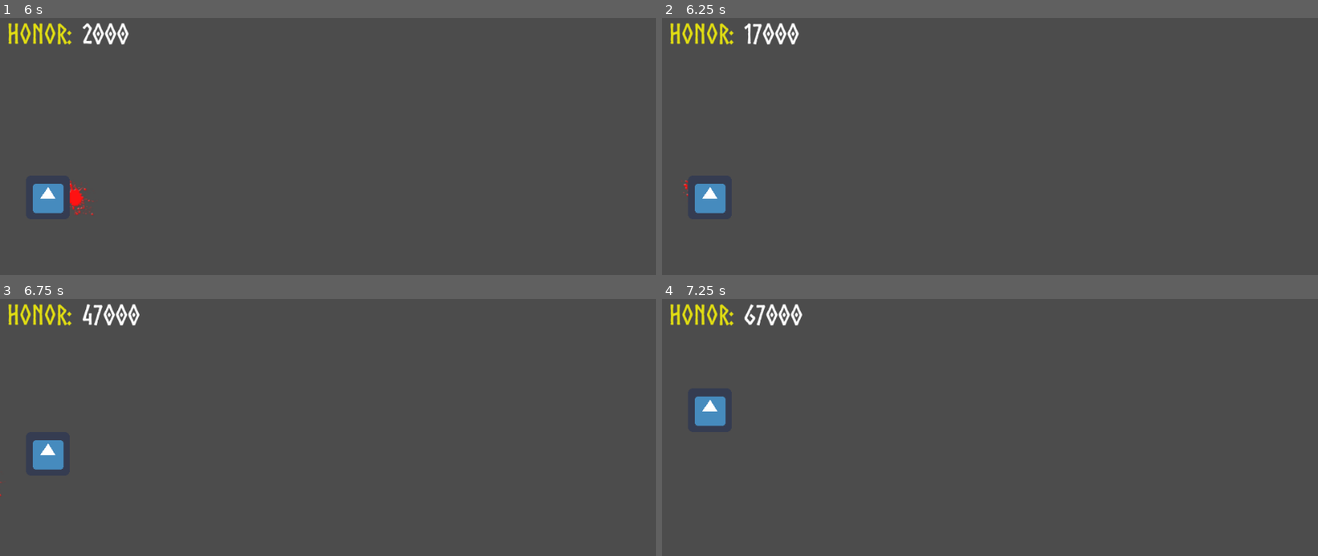
Above: before the commit, frames 1-4 (two rows, left to right).
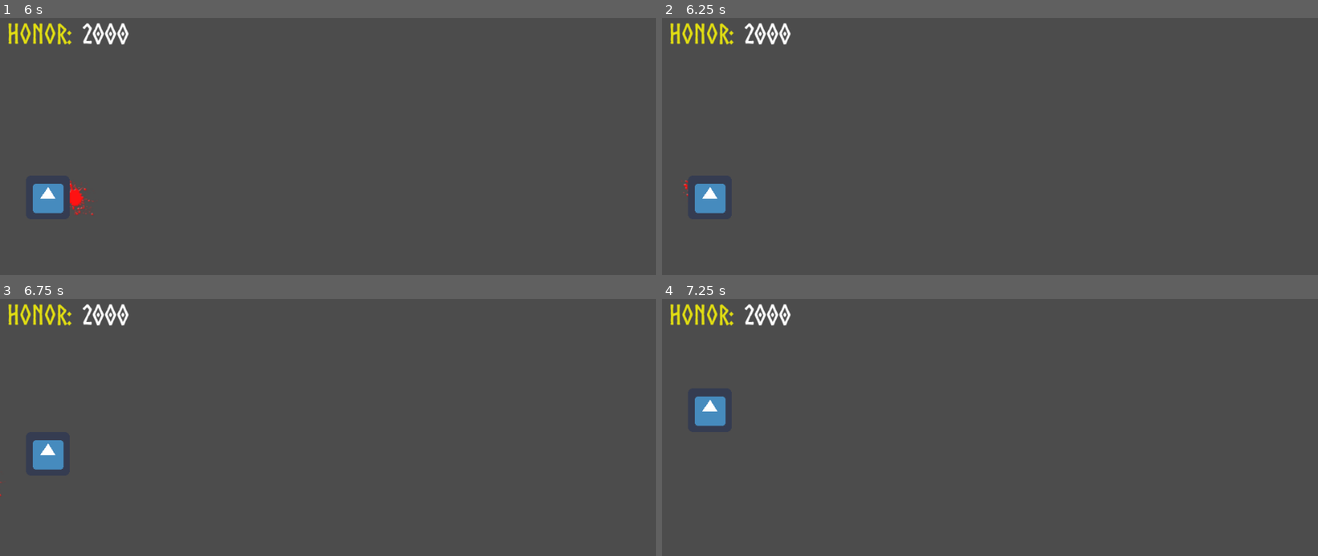
Above: after the commit, the same moments.

Repository: AtharvVohra/Ragnaromp
Game: Godot game, scene res://Title.tscn
Two runs of this game, one before a commit and one after it. Both use one fixed random seed, a clock stepped at 60 frames per second and the inputs below. The engine's default icon, where the game draws it, is replaced by a stand-in: a white triangle on a blue panel in a dark square.
Inputs:
- Up to frame 1 (6 s): click "ROMP!" at 0.5 s; hold Up (ui_up) 1.28-2.03 s; hold Down (ui_down) 2.03-2.78 s; hold Up (ui_up) 2.78-4.28 s; hold Down (ui_down) from 4.28 s (still down)
- Up to frame 2 (6.25 s): keep holding Down (ui_down)
- Up to frame 3 (6.75 s): release Down (ui_down) at 6.53 s; hold Up (ui_up) from 6.53 s (still down)
- Up to frame 4 (7.25 s): keep holding Up (ui_up)

Frame 1 is identical in both runs. In frame 2, 0.4% of the frame differs, in the area x 12-21%, y 1-11%; in frame 3, 0.4%, in the area x 12-22%, y 1-11%; in frame 4, 0.4%.

Commit message:
Fixed Draugr deletion and honor

Diff:
--- a/Draugr.gd
+++ b/Draugr.gd
@@ -27,18 +27,22 @@
 		# play splat sound effect
 		get_node("Sprite").set_texture(bloodtex)
 		get_node("CollisionShape2D").disabled = true
-		globals.playerHonor += 1000
-		get_node("../Honor").set_text(String(globals.playerHonor))
+		globals.playerHonor += 2000
+		updateHonor()
+		isHit = false
 
 
-	if(isReached()):
+	if(isReached() && !get_node("CollisionShape2D").disabled):
 		# decrease honor
 		# play people screaming sound effect
-		globals.playerHonor -= 33000
-
+		globals.playerHonor -= 1000
+		updateHonor()
 		# delete the instance
 		queue_free()
 		print("Draugr escaped!")
 
 func isReached():
 	return position.x <= -get_node("Sprite").texture.get_width()
+
+func updateHonor():
+	get_node("../Honor").set_text(String(globals.playerHonor))
